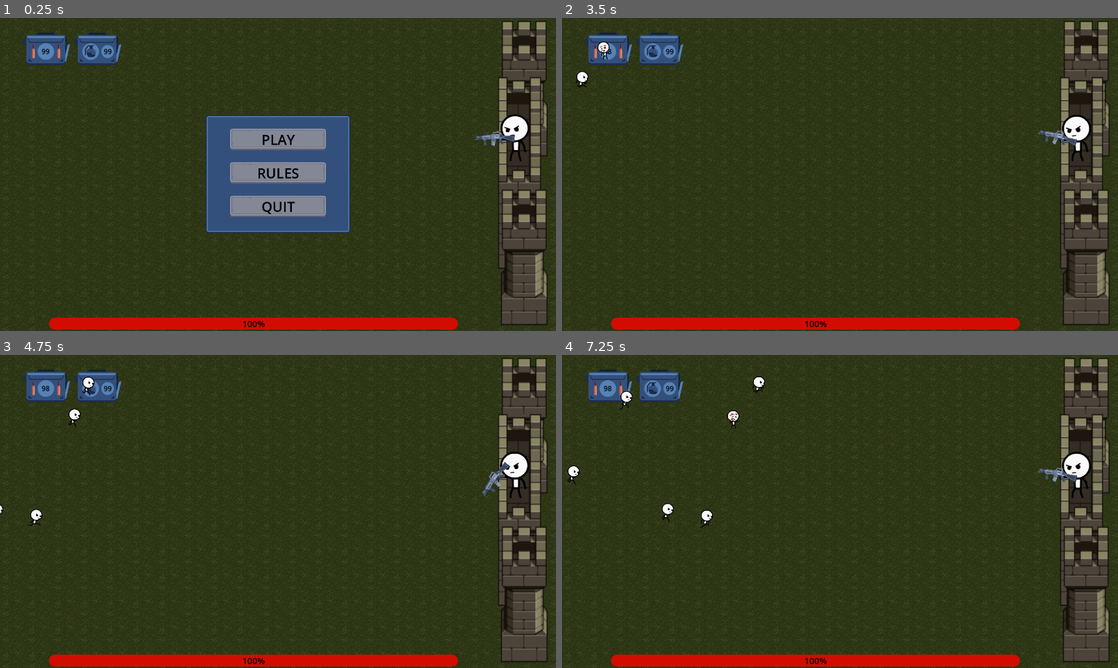
Above: before the commit, frames 1-4 (two rows, left to right).
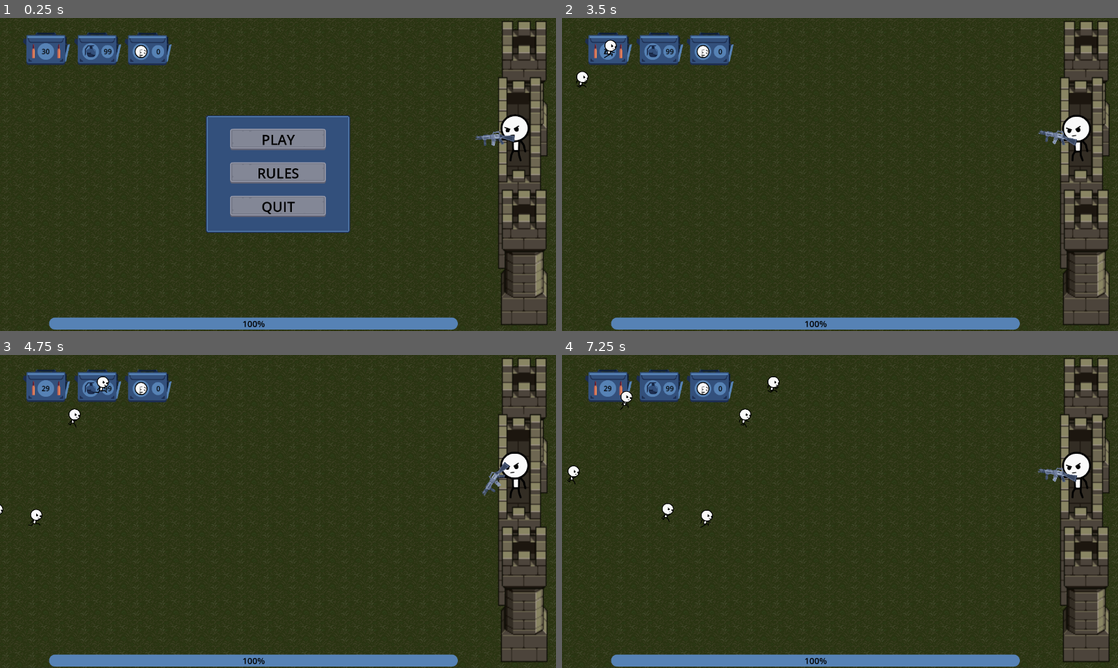
Above: after the commit, the same moments.

Repository: J-R2/stickman_fortress
Game: Godot game, scene res://scenes/main.tscn
The game is run twice, just before and just after one commit, with the same random seed, the same clock (stepped at 60 frames per second) and the same inputs. Before the commit the project has no main scene; this scene is started directly in both runs.
Inputs (mouse positions are in pixels of both pictures, inside the frame that each line leads up to):
- Up to frame 1 (0.25 s): no input
- Up to frame 2 (3.5 s): click "PLAY" at 0.5 s; tap Enter at 1.25 s; move the mouse to (962, 158) at 1.27 s; tap R at 1.35, 2.1, 2.85 s; click (962, 158) at 1.42 s; move the mouse to (728, 190) at 2.02 s; click (728, 190) at 2.17 s; move the mouse to (895, 105) at 2.77 s; click (895, 105) at 2.92 s
- Up to frame 3 (4.75 s): move the mouse to (250, 574) at 3.52 s; tap R at 3.6, 4.35 s; click (250, 574) at 3.67 s; move the mouse to (444, 558) at 4.27 s; click (444, 558) at 4.42 s
- Up to frame 4 (7.25 s): move the mouse to (673, 464) at 5.02 s; tap R at 5.1, 5.85, 6.6 s; click (673, 464) at 5.17 s; move the mouse to (867, 511) at 5.77 s; click (867, 511) at 5.92 s; move the mouse to (756, 433) at 6.52 s; click (756, 433) at 6.67 s

The runs differ from the first frame. In frame 1, 3.7% of the frame differs, in the area x 7-83%, y 4-100%; in frame 2, 3.8%; in frame 3, 3.8%; in frame 4, 4.0%.

Commit message:
added voice lines and kill counter

Diff:
--- a/project.godot
+++ b/project.godot
@@ -11,6 +11,7 @@
 [application]
 
 config/name="stickman_defense"
+run/main_scene="res://scenes/main.tscn"
 config/features=PackedStringArray("4.2", "GL Compatibility")
 config/icon="res://icon.svg"
 
--- a/scenes/enemy_scene/enemy.gd
+++ b/scenes/enemy_scene/enemy.gd
@@ -1,5 +1,20 @@
 class_name Enemy
 extends CharacterBody2D
+
+signal died
+var is_dead = false
+
+const HURT_SFX = [
+	preload("res://scenes/enemy_scene/sounds/3yell2.wav"),
+	preload("res://scenes/enemy_scene/sounds/3yell4.wav"),
+	preload("res://scenes/enemy_scene/sounds/3yell7.wav"),
+	preload("res://scenes/enemy_scene/sounds/3yell8.wav"),
+	preload("res://scenes/enemy_scene/sounds/3yell10.wav"),
+	preload("res://scenes/enemy_scene/sounds/3yell12.wav"),
+	preload("res://scenes/enemy_scene/sounds/3yell15.wav"),
+]
+@onready var audio_stream_player: AudioStreamPlayer = $AudioStreamPlayer
+
 
 ## Plays the different animations the enemy can do ["die", "hurt", "idle", "run"].
 @onready var animation_player: AnimationPlayer = $AnimationPlayer
@@ -34,6 +49,9 @@
 	var blood = BLOOD_SPLATTER.instantiate()
 	blood.position.y -= 25 # Spawns on enemy groin if not.
 	add_child(blood) # Add it to the scene.
+	if !audio_stream_player.playing:
+		audio_stream_player.stream = HURT_SFX.pick_random()
+		audio_stream_player.play(.23)
 	# bullets cause 1 damage
 	if area is Bullet:
 		health -= 1
@@ -46,4 +64,7 @@
 		await animation_player.animation_finished
 		set_process(true)
 		return # don't play the die animation
-	animation_player.play("die") # die animation, queue_free() is called from animation player at the end of playing
+	if is_dead == false:
+		animation_player.play("die") # die animation, queue_free() is called from animation player at the end of playing
+		died.emit()
+		is_dead = true
--- a/scenes/enemy_scene/enemy.tscn
+++ b/scenes/enemy_scene/enemy.tscn
@@ -588,3 +588,6 @@
 position = Vector2(1, -25.5)
 shape = SubResource("RectangleShape2D_e74pl")
 debug_color = Color(0.928047, 0.231826, 0.350502, 0.42)
+
+[node name="AudioStreamPlayer" type="AudioStreamPlayer" parent="."]
+volume_db = -5.0
--- a/scenes/enemy_spawner_scene/enemy_spawner.gd
+++ b/scenes/enemy_spawner_scene/enemy_spawner.gd
@@ -1,5 +1,10 @@
 ## Gets a random spawn position just left of the viewport and spawns enemies at random intervals.
 extends Node2D
+signal death_counter(count)
+
+const MIN_TIME :float = .5
+const MAX_TIME :float = 1.5
+
 
 ## The enemy scene.
 const ENEMY_SCENE :PackedScene = preload("res://scenes/enemy_scene/enemy.tscn")
@@ -13,6 +18,9 @@
 @onready var min_y = marker.position.y
 ## The lowest point an enemy can spawn.
 @onready var max_y = screen_size.y - 80
+
+
+var death_count := 0
 
 
 # Connect the timer timeout signal and randomize the timer.
@@ -30,9 +38,16 @@
 ## Instance a enemy scene, position it to the spawn marker, and add enemy to scene.
 func spawn_enemy() -> void :
 	var enemy = ENEMY_SCENE.instantiate()
+	enemy.died.connect(_on_enemy_died)
 	enemy.position = get_spawn_position()
 	enemy.top_level = true
 	add_child(enemy)
+
+
+func _on_enemy_died() -> void :
+	death_count += 1
+	death_counter.emit(death_count)
+
 
 
 ## Returns a random Vector2 position just left of the viewport, within min_y and max_y.
@@ -46,5 +61,5 @@
 ## Randomizes a wait_time and starts the timer.
 func reset_timer() -> void :
 	randomize()
-	timer.wait_time = randf_range(.5, 1.5)
+	timer.wait_time = randf_range(MIN_TIME, MAX_TIME)
 	timer.start()
--- a/scenes/enemy_spawner_scene/enemy_spawner.tscn
+++ b/scenes/enemy_spawner_scene/enemy_spawner.tscn
@@ -2,7 +2,7 @@
 
 [ext_resource type="Script" path="res://scenes/enemy_spawner_scene/enemy_spawner.gd" id="1_ns21r"]
 
-[node name="EnemySpawner" type="Node2D"]
+[node name="EnemySpawner" type="Node2D" groups=["spawner"]]
 script = ExtResource("1_ns21r")
 
 [node name="Marker" type="Marker2D" parent="."]
--- a/scenes/grenade_scene/grenade.gd
+++ b/scenes/grenade_scene/grenade.gd
@@ -1,11 +1,17 @@
 ## An explosive device.
 class_name Grenade
 extends Node2D
+
+const GRENADE_LAUNCH_SOUND = preload("res://scenes/grenade_scene/sounds/glauncher.ogg")
+const GRENADE_EXPLODE_SOUND = preload("res://scenes/grenade_scene/sounds/explosion.ogg")
 
 ## The destination coordinates of the grenade.  It will travel to destination, then explode.
 var destination := Vector2.ZERO
 ## Plays the "explode" animation
 @onready var animation_player: AnimationPlayer = $AnimationPlayer
+
+@onready var audio_stream_player_2d: AudioStreamPlayer2D = $AudioStreamPlayer2D
+
 
 
 func _ready() -> void :
@@ -15,6 +21,7 @@
 
 ## Sets the target destination and launches the grenade.
 func initialize(target_destination:Vector2):
+	audio_stream_player_2d.play()
 	destination = target_destination
 	var duration = .5
 	#var jump_height = 100
@@ -29,5 +36,7 @@
 
 ## Activates killzone, plays the explosion animation
 func explode() -> void:
+	audio_stream_player_2d.stream = GRENADE_EXPLODE_SOUND
 	$ExplosiveArea/CollisionShape2D.disabled = false # activate the killzone
 	animation_player.play("explode") # contains the queue_free function
+	audio_stream_player_2d.play()
--- a/scenes/grenade_scene/grenade.tscn
+++ b/scenes/grenade_scene/grenade.tscn
@@ -1,8 +1,9 @@
-[gd_scene load_steps=8 format=3 uid="uid://bpi4sqt55r3h0"]
+[gd_scene load_steps=9 format=3 uid="uid://bpi4sqt55r3h0"]
 
 [ext_resource type="Texture2D" uid="uid://6ycews3lhluj" path="res://scenes/grenade_scene/grenade.png" id="1_3el53"]
 [ext_resource type="Script" path="res://scenes/grenade_scene/grenade.gd" id="1_t4mv5"]
 [ext_resource type="Texture2D" uid="uid://c1wqp1eeun2xl" path="res://scenes/grenade_scene/explosion.png" id="2_4b8gn"]
+[ext_resource type="AudioStream" uid="uid://beg6wgs1ttpg3" path="res://scenes/grenade_scene/sounds/glauncher.ogg" id="4_xbxau"]
 
 [sub_resource type="Animation" id="Animation_cy7eb"]
 length = 0.001
@@ -195,3 +196,7 @@
 
 [node name="CollisionShape2D" type="CollisionShape2D" parent="ExplosiveArea"]
 shape = SubResource("CircleShape2D_elrbe")
+
+[node name="AudioStreamPlayer2D" type="AudioStreamPlayer2D" parent="."]
+stream = ExtResource("4_xbxau")
+volume_db = -6.0
--- a/scenes/gun_scene/gun.gd
+++ b/scenes/gun_scene/gun.gd
@@ -1,6 +1,9 @@
 extends Node2D
 
 const BULLET = preload("res://scenes/bullet_scene/bullet.tscn")  ## The bullet scene. Instanced on left_click if ammo is available.
+
+const SINGLE_SHOT_SOUND = preload("res://scenes/gun_scene/sounds/single_fire_762.wav")
+const OUT_OF_AMMO_SOUND = preload("res://scenes/gun_scene/sounds/outofammo.ogg")
 
 @onready var muzzle: Marker2D = $Muzzle  ## Position of the gun's muzzle tip, for positioning instanced bullets.
 @onready var animation_player: AnimationPlayer = $AnimationPlayer  ## Has a "reload" animation
@@ -8,6 +11,7 @@
 
 ## The current ammo count.
 var ammo :int = 0
+var is_reloading = false
 
 
 func _ready() -> void:
@@ -22,8 +26,12 @@
 		event.is_pressed()
 	)
 	# Shoot if left click and there is available ammo.
-	if is_left_click and ammo > 0:
+	if is_left_click and ammo > 0 and !is_reloading:
 		shoot()
+	if is_left_click and ammo < 1:
+		audio_stream_player_2d.stream = OUT_OF_AMMO_SOUND
+		audio_stream_player_2d.play()
+
 
 	var is_reload_button :bool = (
 		event is InputEventKey and
@@ -38,12 +46,15 @@
 ## Plays the reload animation and resets the ammo count, reset the gun animation just in case
 func reload() -> void:
 	animation_player.play("reload")
+	is_reloading = true
 	await animation_player.animation_finished
 	animation_player.play("RESET")
+	is_reloading = false
 
 
 ## Instance a bullet on the muzzle tip.
 func shoot() -> void:
+	audio_stream_player_2d.stream = SINGLE_SHOT_SOUND
 	var bullet = BULLET.instantiate()
 	bullet.global_rotation = global_rotation
 	bullet.global_position = muzzle.global_position
--- a/scenes/hud_scene/hud.gd
+++ b/scenes/hud_scene/hud.gd
@@ -3,10 +3,14 @@
 
 @onready var ammo_label: Label = $AmmoBox/AmmoLabel
 @onready var grenade_label: Label = $GrenadeBox/GrenadeLabel
+@onready var kill_count_label: Label = $KillCountBox/KillCountLabel
+
+var counter := 0
 
 
 func _ready() -> void:
 	get_tree().get_first_node_in_group("player").ammunition_counter.connect(_update_ammo_counters)
+	get_tree().get_first_node_in_group("player").enemies_killed.connect(_update_kill_count)
 
 
 func _process(delta: float) -> void:
@@ -14,6 +18,10 @@
 		ammo_label.text = "R"
 
 
+func _update_kill_count(count) -> void :
+	counter += 1
+	kill_count_label.text = str(counter)
+
 func _update_ammo_counters(ammo:int, grenades:int) -> void:
 	ammo_label.text = str(ammo)
 	grenade_label.text = str(grenades)
--- a/scenes/hud_scene/hud.tscn
+++ b/scenes/hud_scene/hud.tscn
@@ -1,8 +1,9 @@
-[gd_scene load_steps=4 format=3 uid="uid://t343immbjpkt"]
+[gd_scene load_steps=5 format=3 uid="uid://t343immbjpkt"]
 
 [ext_resource type="Script" path="res://scenes/hud_scene/hud.gd" id="1_3sd78"]
 [ext_resource type="Texture2D" uid="uid://vc87ng3tukqn" path="res://scenes/hud_scene/assets/ammobox.png" id="1_vcpae"]
 [ext_resource type="Texture2D" uid="uid://wr1kiap8ei5r" path="res://scenes/hud_scene/assets/grenadebox.png" id="2_83ayh"]
+[ext_resource type="Texture2D" uid="uid://do5521ajb2uo" path="res://scenes/hud_scene/assets/killcount_box.png" id="4_32nh1"]
 
 [node name="Hud" type="Control"]
 layout_mode = 3
@@ -69,3 +70,31 @@
 text = "3"
 horizontal_alignment = 1
 vertical_alignment = 1
+
+[node name="KillCountBox" type="TextureRect" parent="."]
+layout_mode = 0
+offset_left = 287.049
+offset_top = 32.651
+offset_right = 397.049
+offset_bottom = 107.651
+texture = ExtResource("4_32nh1")
+expand_mode = 1
+stretch_mode = 4
+
+[node name="KillCountLabel" type="Label" parent="KillCountBox"]
+layout_mode = 1
+anchors_preset = -1
+anchor_left = 0.473
+anchor_top = 0.58
+anchor_right = 0.473
+anchor_bottom = 0.58
+offset_left = 11.0116
+offset_top = -15.673
+offset_right = 41.0116
+offset_bottom = 15.327
+grow_horizontal = 2
+grow_vertical = 2
+theme_override_colors/font_color = Color(0, 0, 0, 1)
+text = "0"
+horizontal_alignment = 1
+vertical_alignment = 1
--- a/scenes/player_scene/player.gd
+++ b/scenes/player_scene/player.gd
@@ -2,14 +2,44 @@
 extends Node2D
 
 signal ammunition_counter(ammo:int, grenades:int)
+signal enemies_killed(count)
+
+const VOICE_LINES = [
+	preload("res://scenes/player_scene/sounds/01._thats_gotta_hurt.wav"),
+	preload("res://scenes/player_scene/sounds/02._somebody_call_a_doctor.wav"),
+	preload("res://scenes/player_scene/sounds/03._how_embarrassing_.wav"),
+	preload("res://scenes/player_scene/sounds/04._cleanup_on_aisle_4.wav"),
+	preload("res://scenes/player_scene/sounds/05._that_definitely_shouldnt_bend_that_way.wav"),
+	preload("res://scenes/player_scene/sounds/06._thats_gonna_leave_a_mark.wav"),
+	preload("res://scenes/player_scene/sounds/07._insurance_for_that_face.wav"),
+	preload("res://scenes/player_scene/sounds/08._what_a_beating.wav"),
+	preload("res://scenes/player_scene/sounds/09._are_you_not_entertained.wav"),
+	preload("res://scenes/player_scene/sounds/10._one-way_ticket_to_the_nursing_home.wav"),
+	preload("res://scenes/player_scene/sounds/11._i_felt_that_one.wav"),
+	preload("res://scenes/player_scene/sounds/13._viewer_discretion_is_advised.wav"),
+	preload("res://scenes/player_scene/sounds/14._thats_unfortunate.wav"),
+	preload("res://scenes/player_scene/sounds/15._what_a_snoozefest.wav"),
+	preload("res://scenes/player_scene/sounds/17._the_feeding_tube.wav"),
+	preload("res://scenes/player_scene/sounds/18._why_i_love_my_job.wav"),
+	preload("res://scenes/player_scene/sounds/19._that_looks_painful.wav"),
+	preload("res://scenes/player_scene/sounds/20._instant_vegetable.wav"),
+	preload("res://scenes/player_scene/sounds/21._i_heard_a_crack.wav"),
+	preload("res://scenes/player_scene/sounds/23._a_raise_for_the_cleanup_crew.wav"),
+	preload("res://scenes/player_scene/sounds/25._resistant_tissue.wav"),
+	preload("res://scenes/player_scene/sounds/26._weak_sauce.wav"),
+]
+var line_index := 0
+
 
 const GRENADE = preload("res://scenes/grenade_scene/grenade.tscn")
 # The max ammo and grenades the player can hold. (Infinite reload of gun ammo.)
-const MAX_AMMO = 99
+const MAX_AMMO = 30
 const MAX_GRENADES = 99
 
 ## The pivot for where the player holds the gun, the gun rotates on this pivot to aim at enemies.
 @onready var marker_gun_pivot: Marker2D = $MarkerGunPivot
+@onready var audio_stream_player: AudioStreamPlayer = $AudioStreamPlayer
+
 
 ## Current ammo count.
 var ammo := 0
@@ -21,6 +51,7 @@
 	ammo = MAX_AMMO
 	grenades = MAX_GRENADES
 	get_viewport().ready.connect(func() -> void: ammunition_counter.emit(ammo, grenades))
+	get_tree().get_first_node_in_group("spawner").death_counter.connect(_on_enemy_killed)
 
 
 ## Aim the gun towards the crosshair, only allow to aim towards right side of the screen.
@@ -41,10 +72,7 @@
 	if is_right_click and grenades > 0:
 		grenades -= 1
 		ammunition_counter.emit(ammo, grenades)
-		var grenade = GRENADE.instantiate()
-		grenade.position = marker_gun_pivot.global_position
-		add_child(grenade)
-		grenade.initialize((event as InputEventMouseButton).global_position)
+		launch_grenade((event as InputEventMouseButton).global_position)
 	# ========================================== LEFT CLICK
 	var is_left_click : bool = (
 		event is InputEventMouseButton and
@@ -65,3 +93,20 @@
 	if is_reload_button:
 		ammo = MAX_AMMO
 		ammunition_counter.emit(ammo, grenades)
+
+
+func launch_grenade(target_destination:Vector2) -> void :
+	var grenade = GRENADE.instantiate()
+	grenade.position = marker_gun_pivot.global_position
+	add_child(grenade)
+	grenade.initialize(target_destination)
+
+
+func _on_enemy_killed(_count:int):
+	enemies_killed.emit(_count)
+	randomize()
+	if randi_range(0, 100) < 80: return
+	line_index = wrapi(line_index +1, 0, VOICE_LINES.size())
+	if audio_stream_player.playing == false:
+		audio_stream_player.stream = VOICE_LINES[line_index]
+		audio_stream_player.play()
--- a/scenes/player_scene/player.tscn
+++ b/scenes/player_scene/player.tscn
@@ -84,3 +84,6 @@
 
 [node name="Gun" parent="MarkerGunPivot" instance=ExtResource("2_eglij")]
 position = Vector2(-0.18832, -2.99408)
+
+[node name="AudioStreamPlayer" type="AudioStreamPlayer" parent="."]
+volume_db = -5.0
--- a/scenes/tower_scene/tower.tscn
+++ b/scenes/tower_scene/tower.tscn
@@ -12,7 +12,7 @@
 [sub_resource type="StyleBoxEmpty" id="StyleBoxEmpty_focek"]
 
 [sub_resource type="StyleBoxFlat" id="StyleBoxFlat_q6q06"]
-bg_color = Color(0.822682, 0.0502651, 1.92523e-07, 1)
+bg_color = Color(0.337255, 0.509804, 0.709804, 1)
 corner_radius_top_left = 15
 corner_radius_top_right = 15
 corner_radius_bottom_right = 15
Not shown, added: scenes/enemy_scene/sounds/3yell10.wav.import
Not shown, added: scenes/enemy_scene/sounds/3yell12.wav.import
Not shown, added: scenes/enemy_scene/sounds/3yell15.wav.import
Not shown, added: scenes/enemy_scene/sounds/3yell2.wav.import
Not shown, added: scenes/enemy_scene/sounds/3yell4.wav.import
Not shown, added: scenes/enemy_scene/sounds/3yell7.wav.import
Not shown, added: scenes/enemy_scene/sounds/3yell8.wav.import
Not shown, added: scenes/grenade_scene/sounds/explosion.ogg.import
Not shown, added: scenes/grenade_scene/sounds/glauncher.ogg.import
Not shown, added: scenes/gun_scene/sounds/outofammo.ogg.import
Binary file added: scenes/hud_scene/assets/killcount_box.png
Not shown, added: scenes/hud_scene/assets/killcount_box.png.import
(and 62 more such lines)
